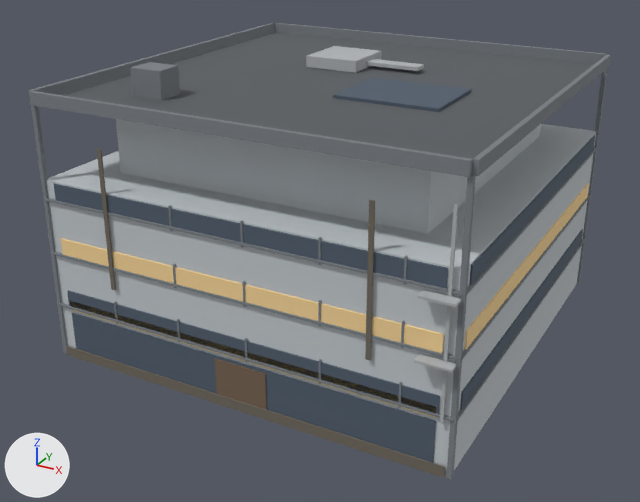
What one commit did to the glTF model public/buildings/lot_3x3.glb.
The view is the same before and after, from a 50 mm camera at (32.9, -30.7, 24.9) aimed at (10.8, 9.3, 4.8). The lights are fixed; the arrows at lower left show +X, +Y and +Z. The first picture is the older version. Vertices at exactly the same position are counted once.

The first picture shows 'lot_3x3'.
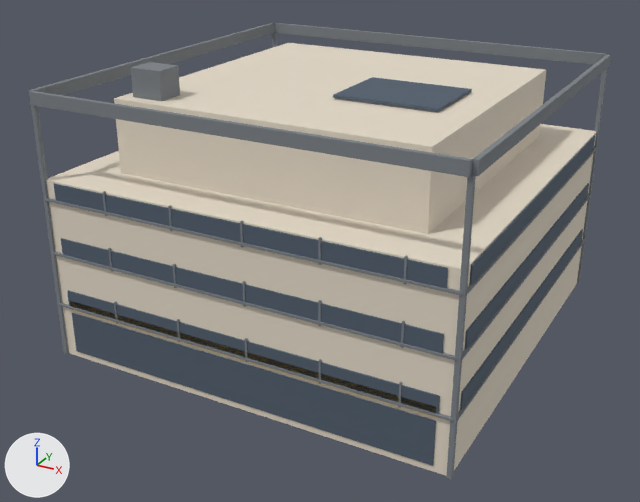
Edits to the bpy script that builds the scene:
```text
Change mat_lot_3x3:
    mat_lot_3x3.base_color: (0.55, 0.59, 0.62) -> (0.78, 0.7, 0.58)  # light grey #c4cace -> pale yellow #e5dac8
Change me_lot_3x3:
    used by ob_lot_3x3; location = (0.0, 0.0, 0.0)
    remove me_lot_3x3.from_pydata(...)  # 504 vertices, 768 faces; spans x -0.2..22.8, y -0.8..22.8, z 0.0..15.5
    add me_lot_3x3.from_pydata(...)  # 416 vertices, 636 faces; spans x -0.2..22.8, y -0.2..22.8, z 0.0..15.5
    me_lot_3x3 part 1: 11 loose pieces with 88 vertices, spanning x 0.2..22.5, y -0.8..22.7, z 0.0..14.7, are deleted
    me_lot_3x3 part 2: 24 faces spanning x 0.7..22.6, y -0.1..21.8, z 6.0..7.0 switch from mat_lot_3x3_lit_glass (beige #f9d799) to mat_lot_3x3_glass (greyish blue #505d6c)
    remove me_lot_3x3.materials.append(mat_lot_3x3_roof_felt)  # dark grey #595d61
    remove me_lot_3x3.materials.append(mat_lot_3x3_metal)  # grey #b1b5b6
    remove me_lot_3x3.materials.append(mat_lot_3x3_door)  # brown #766150
    remove me_lot_3x3.materials.append(mat_lot_3x3_dirt)  # brown #6f695d
```

Where the change shows, as pixel boxes [x1, y1, x2, y2] in the pictures (640 x 502 px):
'lot_3x3', recoloured, reshaped
    both: [29, 23, 611, 479]
part 1 of me_lot_3x3, deleted
    before: [64, 33, 594, 478]
part 2 of me_lot_3x3, recoloured
    both: [61, 183, 589, 353]
